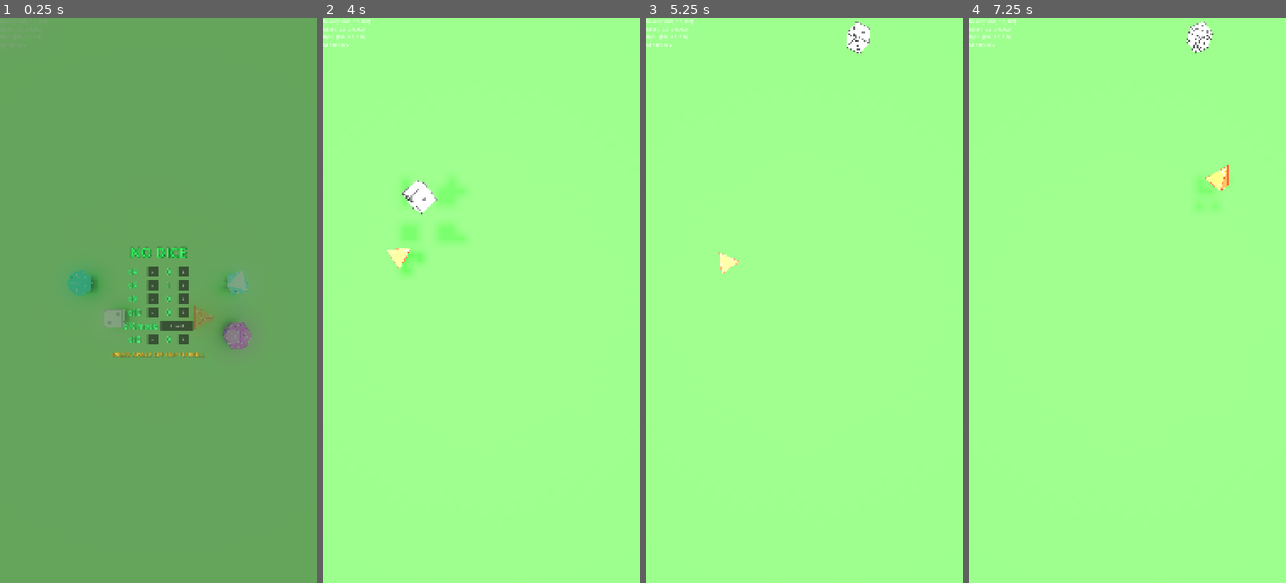
Above: before the commit, frames 1-4 (left to right).
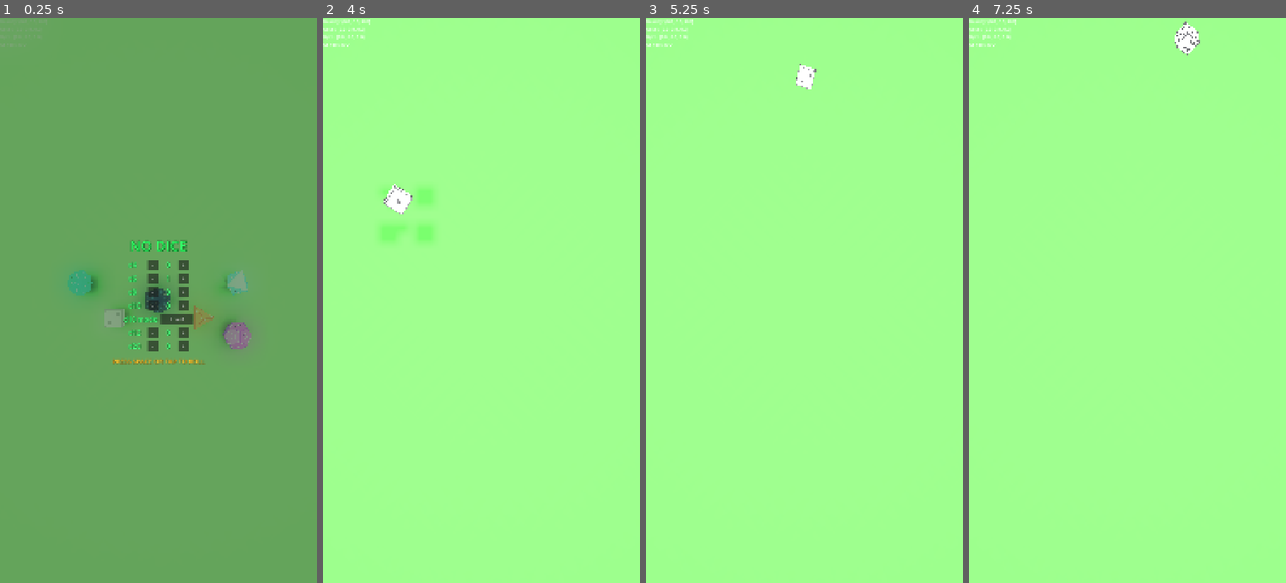
Above: after the commit, the same moments.

Repository: MatthieuLJ/no_dice
Game: Godot game, scene res://die.tscn
The game is run twice, just before and just after one commit, with the same random seed, the same clock (stepped at 60 frames per second) and the same inputs.
Inputs (mouse positions are in pixels of both pictures, inside the frame that each line leads up to):
- Up to frame 1 (0.25 s): no input
- Up to frame 2 (4 s): click "-" at 0.5 s; click "+" at 1.25 s; click "Low 0" at 2 s; click "High 10" at 2.75 s; tap Space at 3.5, 3.77 s; move the mouse to (551, 272) at 3.52 s; hold Right (ui_right) from 3.53 s (still down); tap Enter at 3.6 s; click (551, 272) at 3.67 s
- Up to frame 3 (5.25 s): release Right (ui_right) at 4.25 s; drag from (741, 328) to (788, 413) at 4.27 s; move the mouse to (836, 176) at 5.02 s; hold Right (ui_right) from 5.03 s (still down); tap R at 5.1 s; click (836, 176) at 5.17 s
- Up to frame 4 (7.25 s): release Right (ui_right) at 5.75 s; drag from (1111, 413) to (1032, 215) at 5.77 s; move the mouse to (1222, 385) at 6.52 s; hold Left (ui_left) from 6.53 s (still down); tap Keypad Enter at 6.6 s; click (1222, 385) at 6.67 s; tap Space at 6.77 s

The runs differ from the first frame. In frame 1, 2.2% of the frame differs, in the area x 35-65%, y 39-62%; in frame 2, 1.5%; in frame 3, 0.6%; in frame 4, 0.7%.

Commit message:
feat(dice): add 20-sided regular icosahedron D20 die with custom texture atlas, physics integration, and start menu selector

Diff:
--- /dev/null
+++ b/d20.gd
@@ -0,0 +1,170 @@
+extends RigidBody3D
+
+@export var ground: StaticBody3D
+
+const R: float = 0.085 # Circumradius matching polyhedral suite size
+static var VERTICES: Array[Vector3] = []
+static var FACES: Array[Array] = []
+
+static func _static_init() -> void:
+	VERTICES.clear()
+	FACES.clear()
+
+	var phi: float = (1.0 + sqrt(5.0)) / 2.0 # Golden Ratio ~1.618034
+	var s: float = R / sqrt(phi + 2.0)       # Scale factor so circumradius = R
+
+	# 12 Vertices of Regular Icosahedron
+	VERTICES.append(Vector3(-1.0, -phi, 0.0) * s)  # V0
+	VERTICES.append(Vector3(-1.0,  phi, 0.0) * s)  # V1
+	VERTICES.append(Vector3( 1.0, -phi, 0.0) * s)  # V2
+	VERTICES.append(Vector3( 1.0,  phi, 0.0) * s)  # V3
+	VERTICES.append(Vector3(0.0, -1.0, -phi) * s)  # V4
+	VERTICES.append(Vector3(0.0, -1.0,  phi) * s)  # V5
+	VERTICES.append(Vector3(0.0,  1.0, -phi) * s)  # V6
+	VERTICES.append(Vector3(0.0,  1.0,  phi) * s)  # V7
+	VERTICES.append(Vector3(-phi, 0.0, -1.0) * s)  # V8
+	VERTICES.append(Vector3(-phi, 0.0,  1.0) * s)  # V9
+	VERTICES.append(Vector3( phi, 0.0, -1.0) * s)  # V10
+	VERTICES.append(Vector3( phi, 0.0,  1.0) * s)  # V11
+
+	# 20 Triangular Face Index Loops (100% 3D CCW Outward Winding)
+	FACES = [
+		[0, 4, 2], [0, 2, 5], [0, 8, 4], [0, 5, 9], [0, 9, 8],
+		[1, 3, 6], [1, 7, 3], [1, 6, 8], [1, 9, 7], [1, 8, 9],
+		[2, 4, 10], [2, 11, 5], [2, 10, 11], [3, 10, 6], [3, 7, 11],
+		[3, 11, 10], [4, 8, 6], [4, 6, 10], [5, 7, 9], [5, 11, 7]
+	]
+
+func _ready() -> void:
+	custom_integrator = false
+	can_sleep = true
+
+	if not ground:
+		var parent = get_parent()
+		if parent:
+			ground = parent.get_node_or_null("Enclosure/Ground")
+
+	_build_icosahedron_mesh_and_collider()
+
+func _build_icosahedron_mesh_and_collider() -> void:
+	# 1. Collider
+	var col_shape = get_node_or_null("CollisionShape3D") as CollisionShape3D
+	if col_shape:
+		var convex = ConvexPolygonShape3D.new()
+		convex.points = PackedVector3Array(VERTICES)
+		col_shape.shape = convex
+
+	# 2. Mesh & UV Mapping
+	var mesh_inst = get_node_or_null("MeshInstance3D") as MeshInstance3D
+	if mesh_inst:
+		var st = SurfaceTool.new()
+		st.begin(Mesh.PRIMITIVE_TRIANGLES)
+
+		var mat = StandardMaterial3D.new()
+		var tex = load("res://textures/d20_texture.png")
+		if tex:
+			mat.albedo_texture = tex
+			mat.albedo_color = Color.WHITE
+		else:
+			mat.albedo_color = Color(0.2, 0.3, 0.8)
+		mat.roughness = 0.4
+		mat.metallic = 0.0
+		mat.specular = 0.5
+		mat.cull_mode = BaseMaterial3D.CULL_DISABLED
+		st.set_material(mat)
+		mesh_inst.material_override = mat
+
+		# 20 Triangular Faces (5x4 grid in atlas)
+		for f_idx in range(FACES.size()):
+			var gx = f_idx % 5
+			var gy = f_idx / 5
+			var u0 = float(gx) * 0.20
+			var u1 = float(gx + 1) * 0.20
+			var v0 = float(gy) * 0.25
+			var v1 = float(gy + 1) * 0.25
+
+			var cx = (u0 + u1) * 0.5
+			var cy = (v0 + v1) * 0.5
+			var rx = (u1 - u0) * 0.42
+			var ry = (v1 - v0) * 0.42
+
+			var tri_uvs: Array[Vector2] = []
+			for i in range(3):
+				var angle = deg_to_rad(i * 120.0 - 90.0)
+				tri_uvs.append(Vector2(cx + rx * cos(angle), cy + ry * sin(angle)))
+
+			var tri = FACES[f_idx]
+			var v0_pos = VERTICES[tri[0]]
+			var v1_pos = VERTICES[tri[1]]
+			var v2_pos = VERTICES[tri[2]]
+
+			var face_center = (v0_pos + v1_pos + v2_pos) / 3.0
+			var raw_normal = (v1_pos - v0_pos).cross(v2_pos - v0_pos)
+			if raw_normal.dot(face_center) < 0.0:
+				var tmp_v = v1_pos; v1_pos = v2_pos; v2_pos = tmp_v
+				var tmp_uv = tri_uvs[1]; tri_uvs[1] = tri_uvs[2]; tri_uvs[2] = tmp_uv
+				raw_normal = -raw_normal
+
+			var flat_normal = raw_normal.normalized()
+
+			# Add 3D CCW Outward Triangle
+			st.set_normal(flat_normal); st.set_uv(tri_uvs[0]); st.add_vertex(v0_pos)
+			st.set_normal(flat_normal); st.set_uv(tri_uvs[1]); st.add_vertex(v1_pos)
+			st.set_normal(flat_normal); st.set_uv(tri_uvs[2]); st.add_vertex(v2_pos)
+
+		mesh_inst.mesh = st.commit()
+
+func _integrate_forces(state: PhysicsDirectBodyState3D) -> void:
+	if not ground:
+		return
+
+	# Calculate dynamic boundaries matching view frustum and pyramid_scale.gd
+	var current_transform = state.transform
+	var local_pos = ground.to_local(current_transform.origin)
+	var view_size = get_viewport().get_visible_rect().size
+	var aspect_ratio = 1.0
+	if view_size.x > 0:
+		aspect_ratio = view_size.y / view_size.x
+
+	var inset_factor = ground.get("base_inset_factor") if ground and "base_inset_factor" in ground else 1.0
+	var half_size = R
+
+	# X, Y, Z Bounds
+	var min_x = -inset_factor + half_size
+	var max_x = inset_factor - half_size
+	var min_y = 0.0
+	var max_y = 2.0 - half_size
+	var min_z = -(aspect_ratio * inset_factor) + half_size
+	var max_z = (aspect_ratio * inset_factor) - half_size
+
+	var clamped_x = clampf(local_pos.x, min_x, max_x)
+	var clamped_y = clampf(local_pos.y, min_y, max_y)
+	var clamped_z = clampf(local_pos.z, min_z, max_z)
+
+	if clamped_x != local_pos.x or clamped_y != local_pos.y or clamped_z != local_pos.z:
+		var safe_local_pos = Vector3(clamped_x, clamped_y, clamped_z)
+		current_transform.origin = ground.to_global(safe_local_pos)
+		state.transform = current_transform
+
+		# Zero out velocity on clamped axis only if moving toward boundary
+		if clamped_x != local_pos.x and signf(state.linear_velocity.x) == signf(local_pos.x):
+			state.linear_velocity.x = 0.0
+		if clamped_y != local_pos.y and signf(state.linear_velocity.y) == signf(local_pos.y):
+			state.linear_velocity.y = 0.0
+		if clamped_z != local_pos.z and signf(state.linear_velocity.z) == signf(local_pos.z):
+			state.linear_velocity.z = 0.0
+
+	# Emergency fallback recovery if die clips far out of arena
+	if local_pos.y < -2.0 or local_pos.length() > 10.0:
+		var reset_transform = state.transform
+		reset_transform.origin = ground.to_global(Vector3(0.0, 0.5, 0.0))
+		state.transform = reset_transform
+		state.linear_velocity = Vector3.ZERO
+		state.angular_velocity = Vector3.ZERO
+
+	# Settlement dampening when near rest on floor so near-spherical D20 settles into sleeping state
+	if local_pos.y < 0.12 and state.linear_velocity.length() < 0.08 and state.angular_velocity.length() < 0.08:
+		state.linear_velocity = state.linear_velocity.move_toward(Vector3.ZERO, 0.02)
+		state.angular_velocity = state.angular_velocity.move_toward(Vector3.ZERO, 0.02)
+		if state.linear_velocity.length() < 0.02 and state.angular_velocity.length() < 0.02:
+			state.sleeping = true
--- /dev/null
+++ b/d20.tscn
@@ -0,0 +1,24 @@
+[gd_scene format=3 uid="uid://c20n20y2d20t1"]
+
+[ext_resource type="Script" uid="uid://dm0d20d20s20xl" path="res://d20.gd" id="1_d20"]
+
+[sub_resource type="PhysicsMaterial" id="PhysicsMaterial_gxo0y"]
+friction = 0.5
+absorbent = true
+
+[sub_resource type="ConvexPolygonShape3D" id="ConvexPolygonShape3D_d20"]
+
+[node name="D20" type="RigidBody3D" unique_id=981273475]
+transform = Transform3D(1, 0, 0, 0, 1, 0, 0, 0, 1, 0.0, 0.5, 0.0)
+mass = 0.5
+physics_material_override = SubResource("PhysicsMaterial_gxo0y")
+can_sleep = true
+continuous_cd = true
+linear_damp = 0.5
+angular_damp = 1.0
+script = ExtResource("1_d20")
+
+[node name="CollisionShape3D" type="CollisionShape3D" parent="." unique_id=981273476]
+shape = SubResource("ConvexPolygonShape3D_d20")
+
+[node name="MeshInstance3D" type="MeshInstance3D" parent="." unique_id=981273477]
--- a/debug_label.gd
+++ b/debug_label.gd
@@ -13,13 +13,12 @@
 	var tree = get_tree()
 	if tree and tree.current_scene:
 		var dice = tree.current_scene.find_children("", "RigidBody3D", true, false)
-		dice_count = dice.size()
 		for d in dice:
 			var body = d as RigidBody3D
-			if body and is_instance_valid(body):
-				if not body.sleeping and (body.linear_velocity.length() > 0.01 or body.angular_velocity.length() > 0.01):
+			if body and is_instance_valid(body) and body.visible and body.process_mode != PROCESS_MODE_DISABLED:
+				dice_count += 1
+				if not body.sleeping and (body.linear_velocity.length() > 0.03 or body.angular_velocity.length() > 0.03):
 					all_at_rest = false
-					break
 
 	var rest_str: String = "YES" if (all_at_rest and dice_count > 0) else ("NO" if dice_count > 0 else "N/A")
 
--- a/die.tscn
+++ b/die.tscn
@@ -11,6 +11,7 @@
 [ext_resource type="PackedScene" uid="uid://c8n8y2d8t1a1" path="res://d8.tscn" id="8_d8"]
 [ext_resource type="PackedScene" uid="uid://c10n10y2d10t1" path="res://d10.tscn" id="9_d10"]
 [ext_resource type="PackedScene" uid="uid://c12n12y2d12t1" path="res://d12.tscn" id="10_d12"]
+[ext_resource type="PackedScene" uid="uid://c20n20y2d20t1" path="res://d20.tscn" id="11_d20"]
 
 [sub_resource type="Environment" id="Environment_stadium"]
 background_mode = 1
@@ -62,6 +63,8 @@
 [node name="D10" parent="." unique_id=803693883 instance=ExtResource("9_d10")]
 
 [node name="D12" parent="." unique_id=981273474 instance=ExtResource("10_d12")]
+
+[node name="D20" parent="." unique_id=981273478 instance=ExtResource("11_d20")]
 
 [node name="WorldEnvironment" type="WorldEnvironment" parent="." unique_id=987654321]
 environment = SubResource("Environment_stadium")
--- a/start_menu.gd
+++ b/start_menu.gd
@@ -8,6 +8,7 @@
 	"d8": 0,
 	"d10": 0,
 	"d12": 0,
+	"d20": 0,
 	"d10_mode": "low_0"
 }
 
@@ -39,6 +40,10 @@
 @onready var minus_d12: Button = get_node_or_null("MenuContainer/VBoxContainer/ConfigContainer/RowD12/MinusButton")
 @onready var plus_d12: Button = get_node_or_null("MenuContainer/VBoxContainer/ConfigContainer/RowD12/PlusButton")
 
+@onready var label_d20: Label = get_node_or_null("MenuContainer/VBoxContainer/ConfigContainer/RowD20/CountLabel")
+@onready var minus_d20: Button = get_node_or_null("MenuContainer/VBoxContainer/ConfigContainer/RowD20/MinusButton")
+@onready var plus_d20: Button = get_node_or_null("MenuContainer/VBoxContainer/ConfigContainer/RowD20/PlusButton")
+
 var _is_active: bool = true
 var _blink_timer: float = 0.0
 
@@ -52,6 +57,7 @@
 	_connect_row("d8", minus_d8, plus_d8)
 	_connect_row("d10", minus_d10, plus_d10)
 	_connect_row("d12", minus_d12, plus_d12)
+	_connect_row("d20", minus_d20, plus_d20)
 
 	if d10_mode_button:
 		d10_mode_button.pressed.connect(_on_d10_mode_pressed)
@@ -80,12 +86,13 @@
 	if label_d8: label_d8.text = str(dice_counts.get("d8", 0))
 	if label_d10: label_d10.text = str(dice_counts.get("d10", 0))
 	if label_d12: label_d12.text = str(dice_counts.get("d12", 0))
+	if label_d20: label_d20.text = str(dice_counts.get("d20", 0))
 	if d10_mode_button:
 		d10_mode_button.text = "High 10" if is_d10_high_10 else "Low 0"
 
 func get_total_count() -> int:
 	var total: int = 0
-	for key in ["d4", "d6", "d8", "d10", "d12"]:
+	for key in ["d4", "d6", "d8", "d10", "d12", "d20"]:
 		total += int(dice_counts.get(key, 0))
 	return total
 
@@ -113,7 +120,8 @@
 			minus_d8, plus_d8,
 			minus_d10, plus_d10,
 			d10_mode_button,
-			minus_d12, plus_d12
+			minus_d12, plus_d12,
+			minus_d20, plus_d20
 		]
 		for btn in buttons:
 			if btn and btn.get_global_rect().has_point(mouse_pos):
--- a/start_menu.tscn
+++ b/start_menu.tscn
@@ -240,6 +240,36 @@
 size_flags_vertical = 4
 text = "+"
 
+[node name="RowD20" type="HBoxContainer" parent="MenuContainer/VBoxContainer/ConfigContainer"]
+layout_mode = 2
+theme_override_constants/separation = 16
+alignment = 1
+
+[node name="D20Label" type="Label" parent="MenuContainer/VBoxContainer/ConfigContainer/RowD20"]
+custom_minimum_size = Vector2(50, 0)
+layout_mode = 2
+text = "d20"
+label_settings = SubResource("LabelSettings_config")
+
+[node name="MinusButton" type="Button" parent="MenuContainer/VBoxContainer/ConfigContainer/RowD20"]
+custom_minimum_size = Vector2(36, 36)
+layout_mode = 2
+size_flags_vertical = 4
+text = "-"
+
+[node name="CountLabel" type="Label" parent="MenuContainer/VBoxContainer/ConfigContainer/RowD20"]
+custom_minimum_size = Vector2(36, 0)
+layout_mode = 2
+text = "0"
+label_settings = SubResource("LabelSettings_config")
+horizontal_alignment = 1
+
+[node name="PlusButton" type="Button" parent="MenuContainer/VBoxContainer/ConfigContainer/RowD20"]
+custom_minimum_size = Vector2(36, 36)
+layout_mode = 2
+size_flags_vertical = 4
+text = "+"
+
 [node name="BlinkPrompt" type="Label" parent="MenuContainer/VBoxContainer"]
 layout_mode = 2
 text = "PRESS SPACE OR TAP TO ROLL"
--- a/world_physics.gd
+++ b/world_physics.gd
@@ -5,6 +5,7 @@
 @onready var d8: RigidBody3D = get_node_or_null("D8")
 @onready var d10: RigidBody3D = get_node_or_null("D10")
 @onready var d12: RigidBody3D = get_node_or_null("D12")
+@onready var d20: RigidBody3D = get_node_or_null("D20")
 @onready var gravity_area: Area3D = $Enclosure/GravityArea
 @onready var gravity_debugger: MeshInstance3D = $Enclosure/GravityDebugger
 
@@ -23,6 +24,7 @@
 	if d8: dice.append(d8)
 	if d10: dice.append(d10)
 	if d12: dice.append(d12)
+	if d20: dice.append(d20)
 
 	var start_menu = get_node_or_null("StartMenu")
 	if start_menu and start_menu.has_signal("menu_dismissed"):
@@ -39,7 +41,7 @@
 	for i in range(dice.size() - 1, -1, -1):
 		if is_instance_valid(dice[i]):
 			var node = dice[i]
-			if node != d4 and node != d6 and node != d8 and node != d10 and node != d12:
+			if node != d4 and node != d6 and node != d8 and node != d10 and node != d12 and node != d20:
 				node.queue_free()
 	dice.clear()
 
@@ -48,13 +50,14 @@
 		"d6": d6,
 		"d8": d8,
 		"d10": d10,
-		"d12": d12
+		"d12": d12,
+		"d20": d20
 	}
 
 	var is_d10_high: bool = (counts.get("d10_mode", "low_0") == "high_10")
 
 	var spawn_idx: int = 0
-	for type_key in ["d4", "d6", "d8", "d10", "d12"]:
+	for type_key in ["d4", "d6", "d8", "d10", "d12", "d20"]:
 		var req_count: int = int(counts.get(type_key, 0))
 		var base_die = dice_map.get(type_key) as RigidBody3D
 		if not is_instance_valid(base_die):
Binary file added: textures/d20_texture.png
Not shown, added: scripts/generate_d20_texture.py
